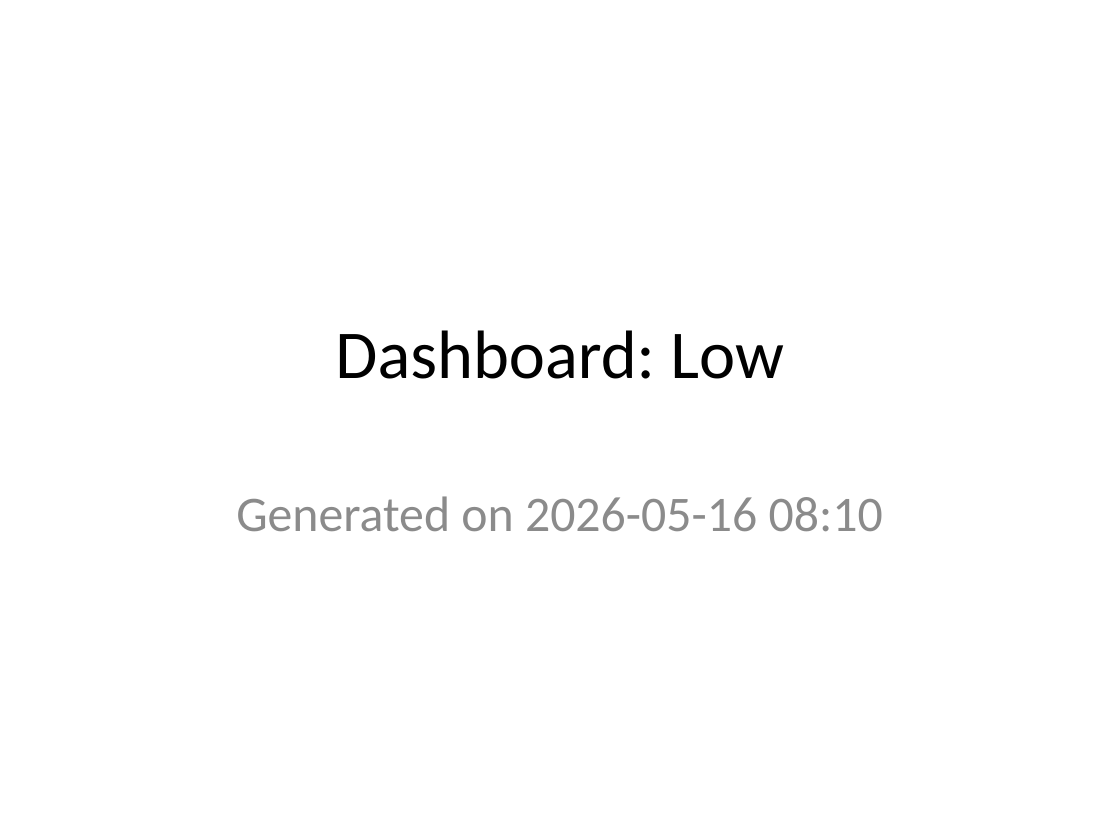
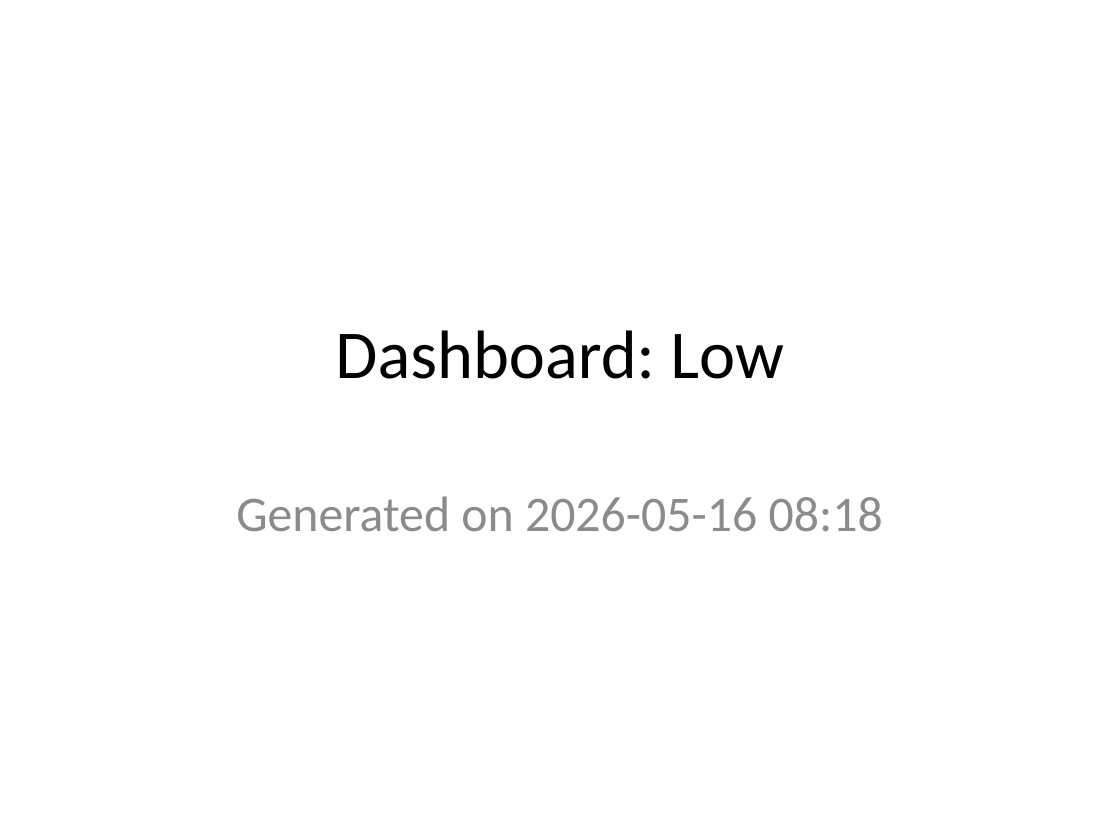
Before and after one commit to cbroult/predictability-engine, a slide deck: slide 1 of data/samples/reports/sample_data_large/priorities/Low.pptx. Drawn at 1120x840 pixels with LibreOffice and Linux fonts; fonts in the diff are those of the drawing. Boxes give left, top, right and bottom in pixels: in the first picture for what was removed or moved away, otherwise in the second. Text is boxed around its words. In the diff, an @@ line names an element or a change of style, - is before the commit and + after.

```diff
--- a/data/samples/reports/sample_data_large/priorities/Low.pptx
+++ b/data/samples/reports/sample_data_large/priorities/Low.pptx
@@ subtitle at (236,496,883,531): text changed @@
-Generated on 2026-05-16 08:10
+Generated on 2026-05-16 08:18
```
Also in this commit, not shown: 24 other files.
